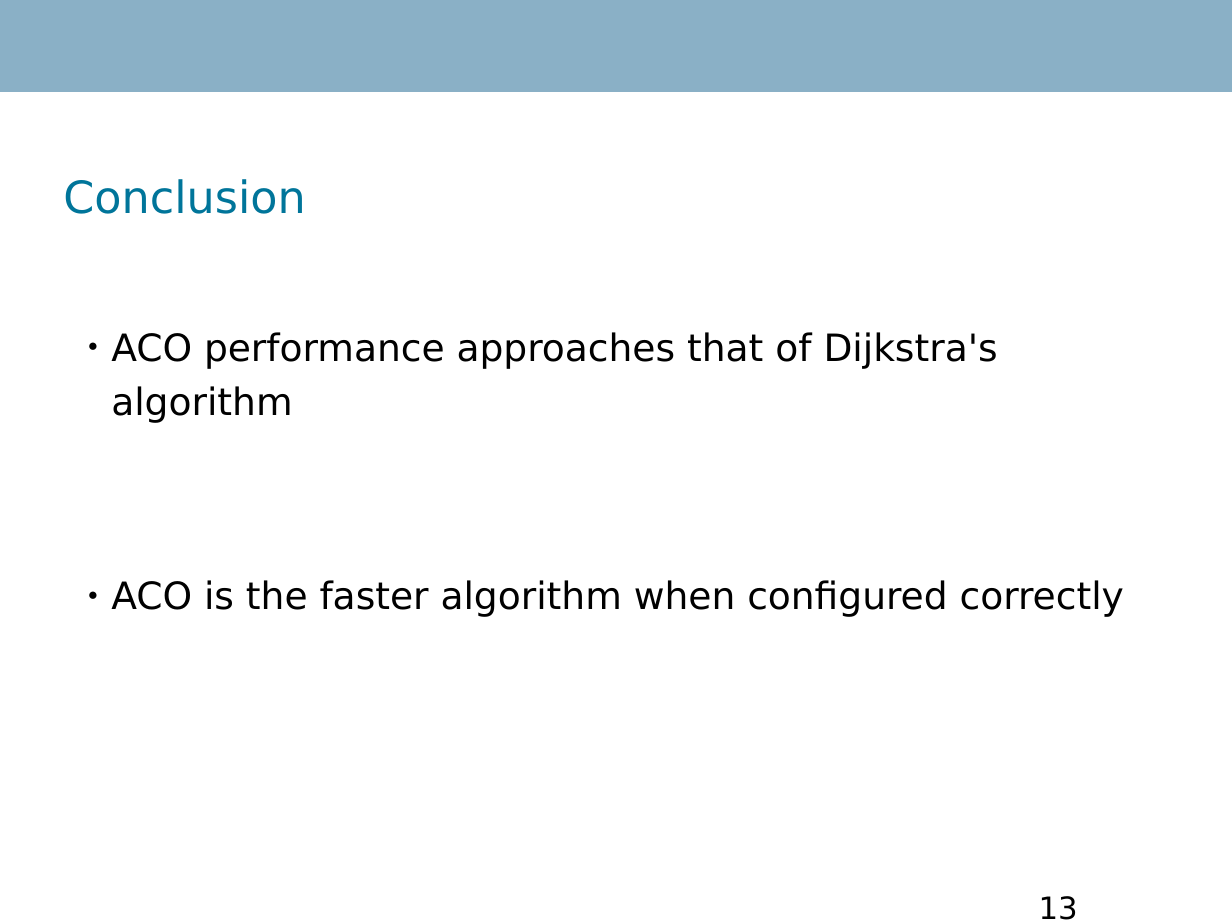
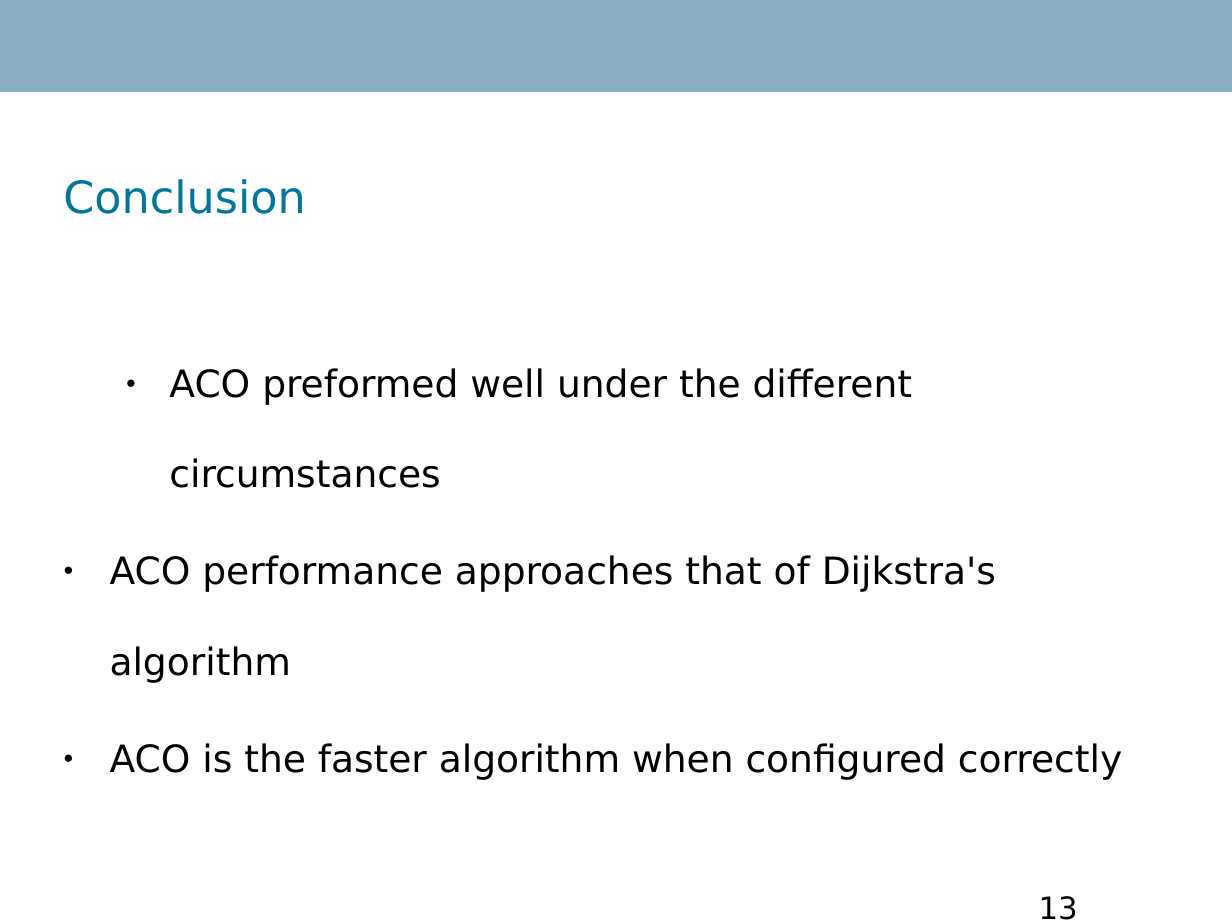
Before and after one commit to Danidude/Master-Thesis, a slide deck: slide 13 of Report/IKT 590 Master Thesis.odp. Drawn at 1232x924 pixels with LibreOffice and Linux fonts; fonts in the diff are those of the drawing; background and template pictures are left out. Boxes give left, top, right and bottom in pixels: in the first picture for what was removed or moved away, otherwise in the second. Text is boxed around its words. In the diff, an @@ line names an element or a change of style, - is before the commit and + after.

Commit message:
Added changes 3

```diff
--- a/Report/IKT 590 Master Thesis.odp
+++ b/Report/IKT 590 Master Thesis.odp
@@ text at (x1=169, y1=368, x2=913, y2=488): paragraph added @@
+● ACO preformed well under the different circumstances
@@ text at (x1=110, y1=555, x2=1122, y2=780): indent changed; line spacing 1.2 to 2 @@
```
